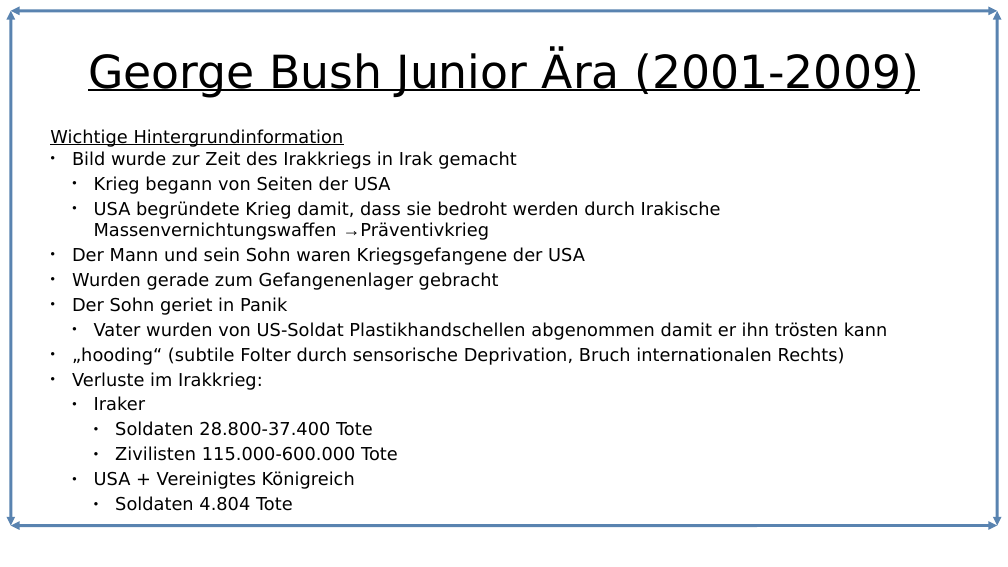
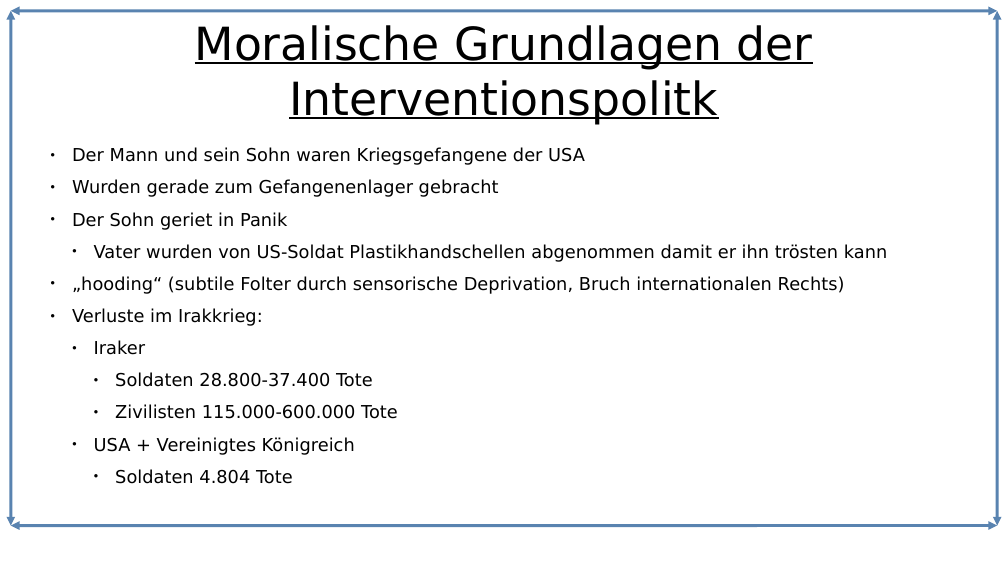
Before and after one commit to Lacrimus/Referat-Geschichte-USA-die-einzig-verbleibende-Weltmacht-, a slide deck: slide 11 of USA-die-einzig-verbleibende-Weltmacht.odp (slide 10 before the commit). Drawn at 1008x567 pixels with LibreOffice and Linux fonts; fonts in the diff are those of the drawing. Boxes give left, top, right and bottom in pixels: in the first picture for what was removed or moved away, otherwise in the second. Text is boxed around its words. In the diff, an @@ line names an element or a change of style, - is before the commit and + after.

```diff
--- a/USA-die-einzig-verbleibende-Weltmacht.odp
+++ b/USA-die-einzig-verbleibende-Weltmacht.odp
@@ title added at bbox=[195, 25, 813, 125], 36 pt, text #000000, underline @@
+Moralische Grundlagen der Interventionspolitk
@@ title removed at bbox=[88, 53, 919, 98] @@
-George Bush Junior Ära (2001-2009)
@@ text at bbox=[50, 129, 721, 240]: paragraphs removed @@
-Wichtige Hintergrundinformation
-● Bild wurde zur Zeit des Irakkriegs in Irak gemacht
-  ● Krieg begann von Seiten der USA
-  ● USA begründete Krieg damit, dass sie bedroht werden durch Irakische Massenvernichtungswaffen →Präventivkrieg
@@ text "Der Mann und sein Sohn ...": place and size @@
-text "Der Mann und sein Sohn ..." at bbox=[50, 129, 887, 511]
+text "Der Mann und sein Sohn ..." at bbox=[72, 147, 887, 484]
@@ text "Der Mann und sein Sohn ..." at bbox=[72, 147, 887, 484]: more space between paragraphs @@
```
Also in this commit, not shown: 11 other slides changed, 2 slides added, 1 slide removed, 4 other files.
